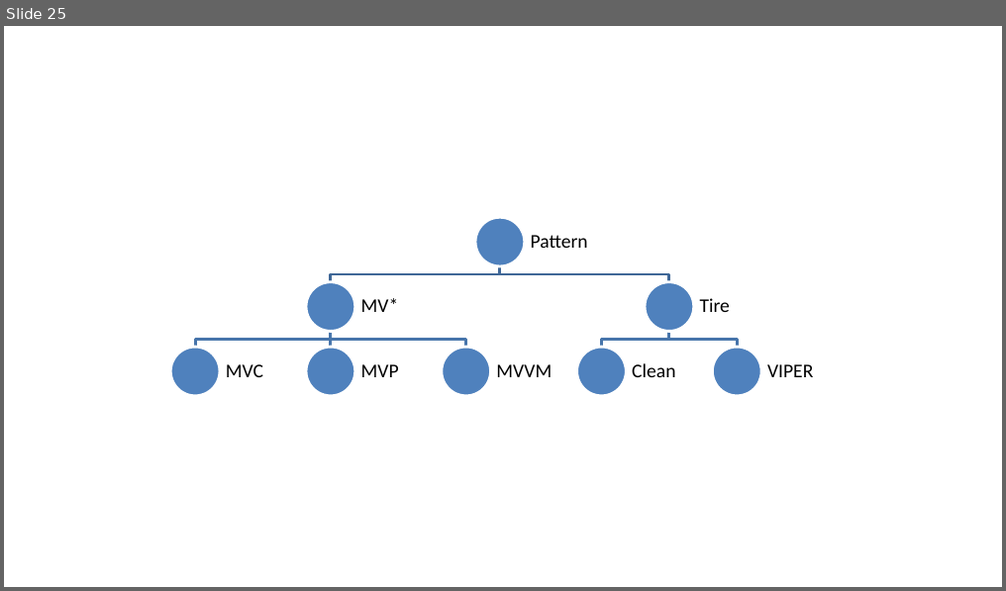
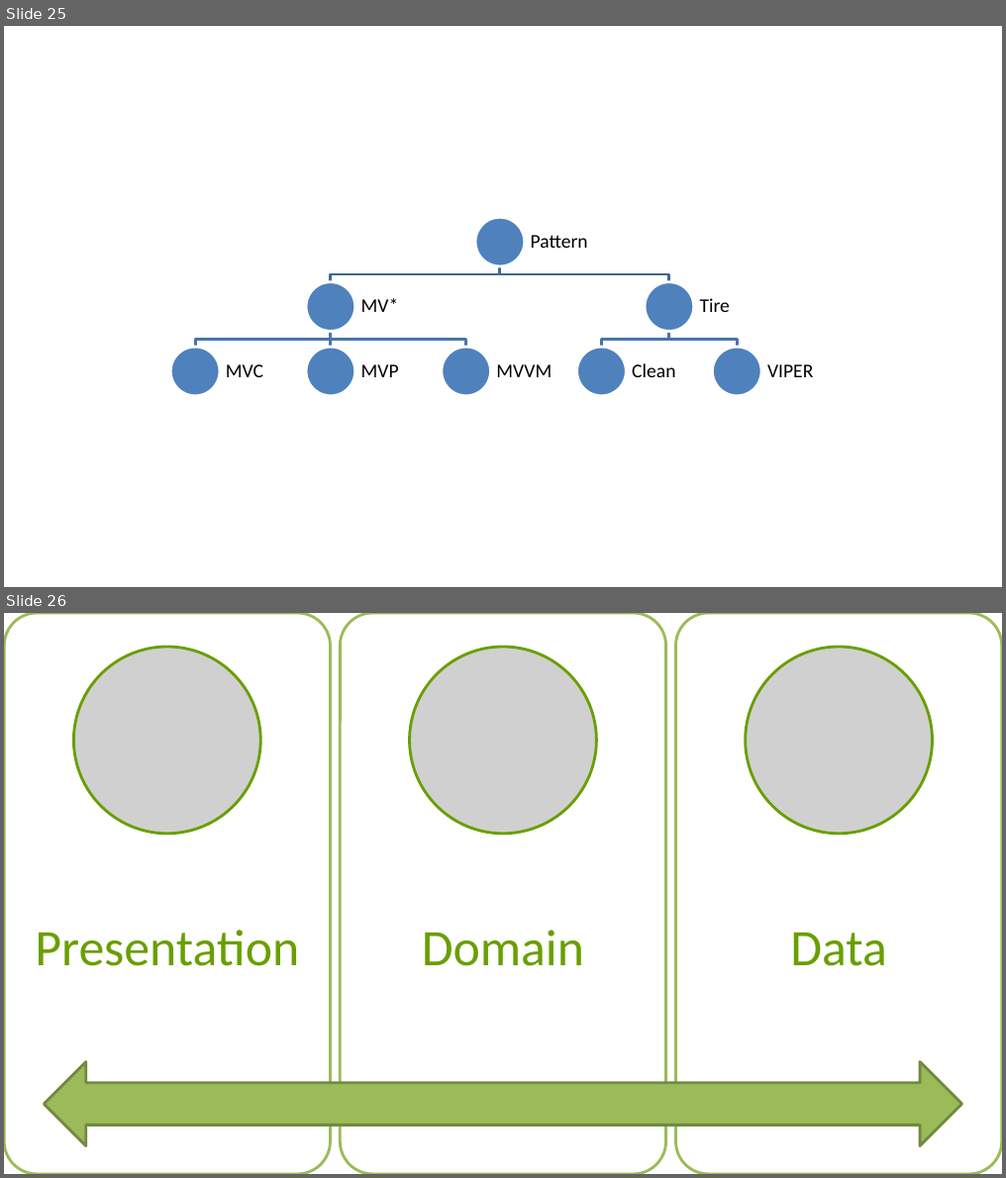
Before and after one commit to avaytsekhovskiy/zen-architecture, a slide deck: src/graphs.pptx. Shown one above the other, each under a label of ours: slide 25 before the commit, slides 25 and 26 after it. The pictures are 1006x591 and 1006x1178 pixels, drawn with LibreOffice and Linux fonts; fonts in the diff are those of the drawing; grey boxes stand for pictures. Boxes give left, top, right and bottom in pixels: in the first picture for what was removed or moved away, otherwise in the second. Text is boxed around its words. In the diff, an @@ line names an element or a change of style, - is before the commit and + after.

```diff
--- a/src/graphs.pptx
+++ b/src/graphs.pptx
@@ slide 26 added at bbox=[4, 613, 1002, 1174], background #FFFFFF @@
@@ group added at bbox=[4, 613, 1002, 1173]: 3 rounded rectangles, 3 texts, 3 pictures, 1 left right arrow @@
+Presentation
+Domain
+Data
```
Also in this commit, not shown: 7 other slides added, 1 other file.
